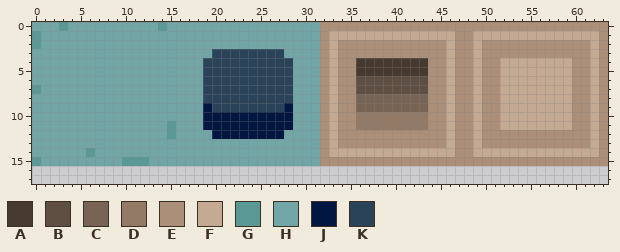
File history of a pixel-art sprite, assets/board.png. This is how it looked before the edit.
The file is 64x64 pixels. Shown: x 0..63, y 0..17.
Palette (. is transparent): A #453930  B #5e4f42  C #786454  D #927a66  E #ac8f78  F #c5aa93  G #5a9995  H #72a6a6  J #011640  K #2a4359
Pixels before, first column x 0:
 0 HHHGHHHHHHHHHHGHHHHHHHHHHHHHHHHHEEEEEEEEEEEEEEEEEEEEEEEEEEEEEEEE
 1 GHHHHHHHHHHHHHHHHHHHHHHHHHHHHHHHEFFFFFFFFFFFFFFEEFFFFFFFFFFFFFFE
 2 GHHHHHHHHHHHHHHHHHHHHHHHHHHHHHHHEFEEEEEEEEEEEEFEEFEEEEEEEEEEEEFE
 3 HHHHHHHHHHHHHHHHHHHHKKKKKKKKHHHHEFEEEEEEEEEEEEFEEFEEEEEEEEEEEEFE
 4 HHHHHHHHHHHHHHHHHHHKKKKKKKKKKHHHEFEEAAAAAAAAEEFEEFEEFFFFFFFFEEFE
 5 HHHHHHHHHHHHHHHHHHHKKKKKKKKKKHHHEFEEAAAAAAAAEEFEEFEEFFFFFFFFEEFE
 6 HHHHHHHHHHHHHHHHHHHKKKKKKKKKKHHHEFEEBBBBBBBBEEFEEFEEFFFFFFFFEEFE
 7 GHHHHHHHHHHHHHHHHHHKKKKKKKKKKHHHEFEEBBBBBBBBEEFEEFEEFFFFFFFFEEFE
 8 HHHHHHHHHHHHHHHHHHHKKKKKKKKKKHHHEFEECCCCCCCCEEFEEFEEFFFFFFFFEEFE
 9 HHHHHHHHHHHHHHHHHHHJKKKKKKKKJHHHEFEECCCCCCCCEEFEEFEEFFFFFFFFEEFE
10 HHHHHHHHHHHHHHHHHHHJJJJJJJJJJHHHEFEEDDDDDDDDEEFEEFEEFFFFFFFFEEFE
11 HHHHHHHHHHHHHHHGHHHJJJJJJJJJJHHHEFEEDDDDDDDDEEFEEFEEFFFFFFFFEEFE
12 HHHHHHHHHHHHHHHGHHHHJJJJJJJJHHHHEFEEEEEEEEEEEEFEEFEEEEEEEEEEEEFE
13 HHHHHHHHHHHHHHHHHHHHHHHHHHHHHHHHEFEEEEEEEEEEEEFEEFEEEEEEEEEEEEFE
14 HHHHHHGHHHHHHHHHHHHHHHHHHHHHHHHHEFFFFFFFFFFFFFFEEFFFFFFFFFFFFFFE
15 GHHHHHHHHHGGGHHHHHHHHHHHHHHHHHHHEEEEEEEEEEEEEEEEEEEEEEEEEEEEEEEE
The same view after the edit:
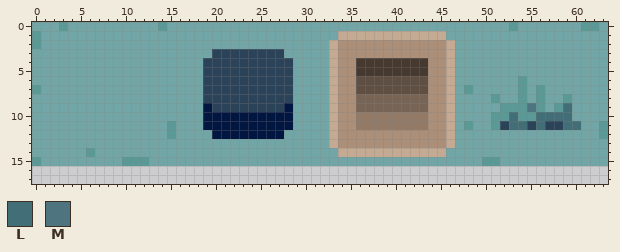
Colours new in this view: L #426e77  M #4e747f
Difference:
y 0: x 32..63 EEEEEEEEEEEEEEEEEEEEEEEEEEEEEEEE -> HHHHHHHHHHHHHHHHHHHHHGHHHHHHHGGH
y 1: x 32..33 EF -> HH; x 46..63 FEEFFFFFFFFFFFFFFE -> HHHHHHHHHHHHHHHHHH
y 2..3: x 32 E -> H; x 47..63 EEFEEEEEEEEEEEEFE -> HHHHHHHHHHHHHHHHH
y 4..5: x 32 E -> H; x 47..63 EEFEEFFFFFFFFEEFE -> HHHHHHHHHHHHHHHHH
y 6: x 32 E -> H; x 47..63 EEFEEFFFFFFFFEEFE -> HHHHHHHGHHHHHHHHH
y 7: x 32 E -> H; x 47..63 EEFEEFFFFFFFFEEFE -> HGHHHHHGHGHHHHHHH
y 8: x 32 E -> H; x 47..63 EEFEEFFFFFFFFEEFE -> HHHHGHHGHGHHGHHHH
y 9: x 32 E -> H; x 47..63 EEFEEFFFFFFFFEEFE -> HHHHHGGGMGHGLHHHH
y 10: x 32 E -> H; x 47..63 EEFEEFFFFFFFFEEFE -> HHHHGGLGGLLLLHHHH
y 11: x 32 E -> H; x 47..63 EEFEEFFFFFFFFEEFE -> HGHHGKLLKLKKLLHHG
y 12: x 32 E -> H; x 47..63 EEFEEEEEEEEEEEEFE -> HHHHHHHHHHHHHHHHG
y 13: x 32 E -> H; x 47..63 EEFEEEEEEEEEEEEFE -> HHHHHHHHHHHHHHHHH
y 14: x 32..33 EF -> HH; x 46..63 FEEFFFFFFFFFFFFFFE -> HHHHHHHHHHHHHHHHHH
y 15: x 32..63 EEEEEEEEEEEEEEEEEEEEEEEEEEEEEEEE -> HHHHHHHHHHHHHHHHHHGGHHHHHHHHHHHH
Changed places in both pictures, as pixel boxes (x1, y1, x2, y2):
changed: (320, 22, 608, 166)
